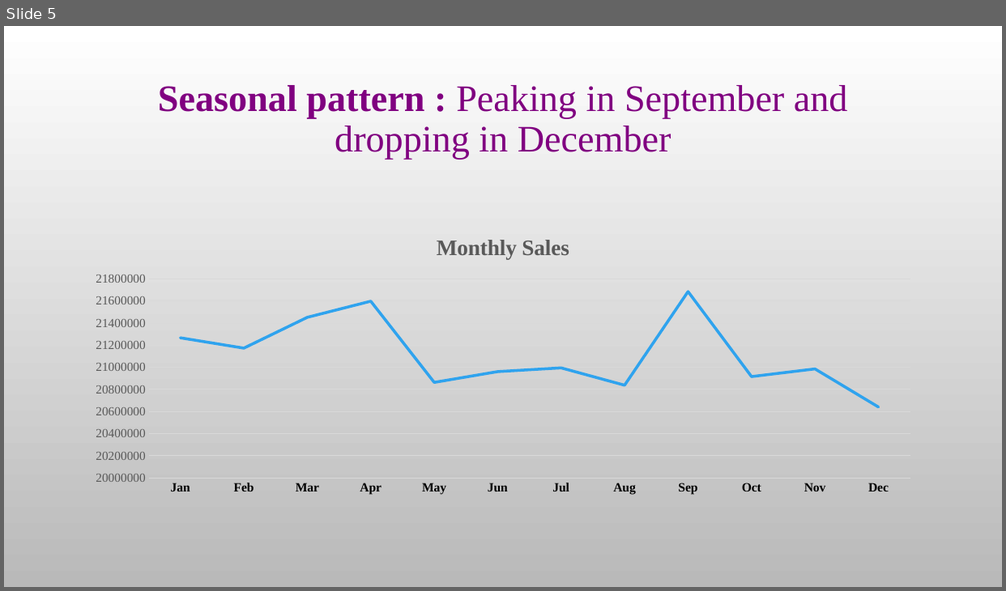
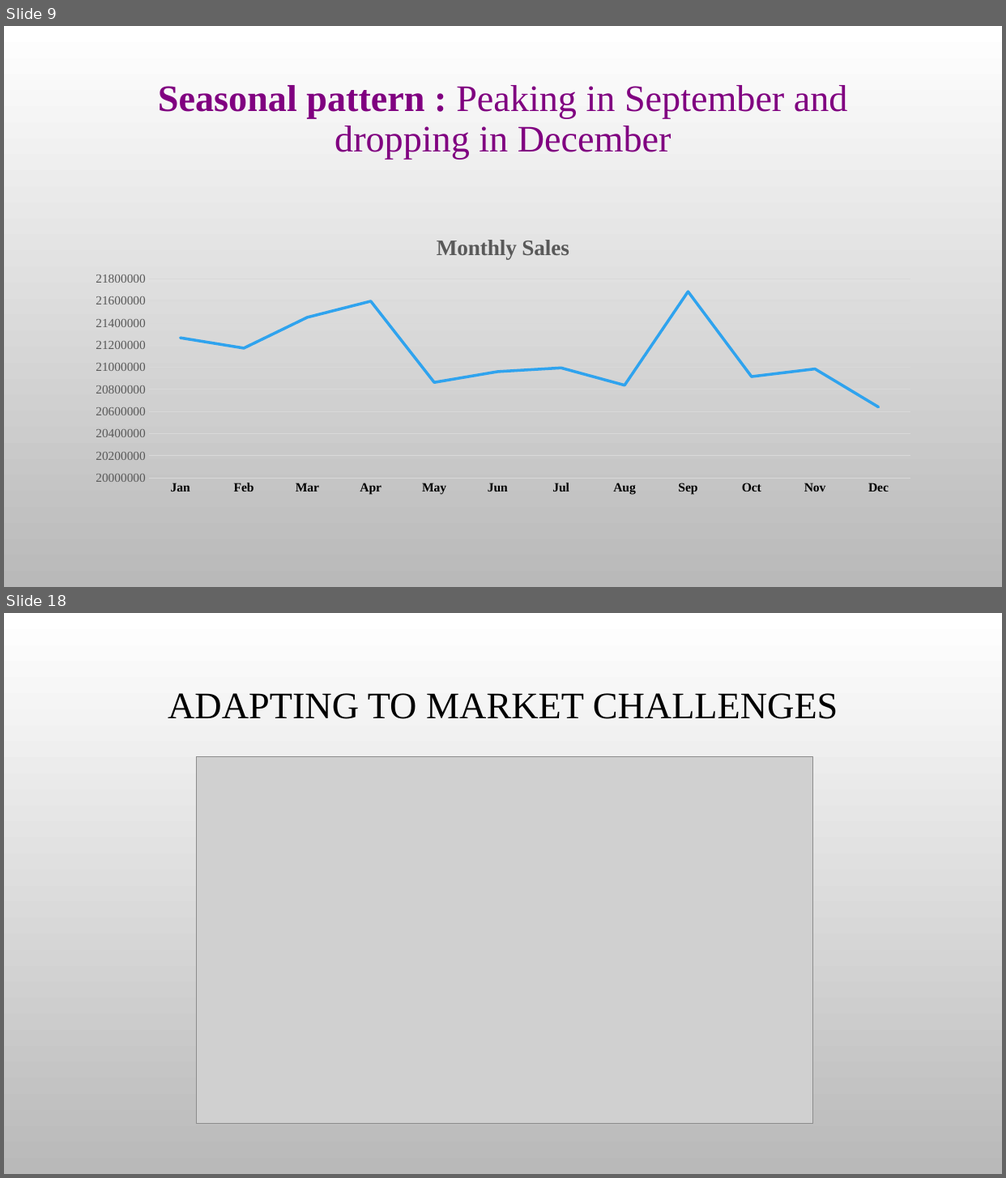
Before and after one commit to agarwabhavya30/Sales-Data-Analysis, a slide deck: Mrs Sivadurga story BMW.pptx. Shown one above the other, each under a label of ours: slide 5 before the commit, slides 9 and 18 after it; the slides between them are not shown. The pictures are 1006x591 and 1006x1178 pixels, drawn with LibreOffice and Linux fonts; fonts in the diff are those of the drawing; grey boxes stand for pictures; background and template pictures are left out. Boxes give left, top, right and bottom in pixels: in the first picture for what was removed or moved away, otherwise in the second. Text is boxed around its words. In the diff, an @@ line names an element or a change of style, - is before the commit and + after.

```diff
--- a/Mrs Sivadurga story BMW.pptx
+++ b/Mrs Sivadurga story BMW.pptx
@@ slide 18 added at (4, 613, 1002, 1174), background picture (left out) @@
@@ title added at (168, 693, 838, 719), 36 pt, text #000000 @@
+ADAPTING TO MARKET CHALLENGES
@@ picture added at (197, 756, 812, 1124) @@
@@ what was slide 5 is now slide 9 @@
```
Also in this commit, not shown: 4 slides changed, 10 other slides added, 1 slide removed.
